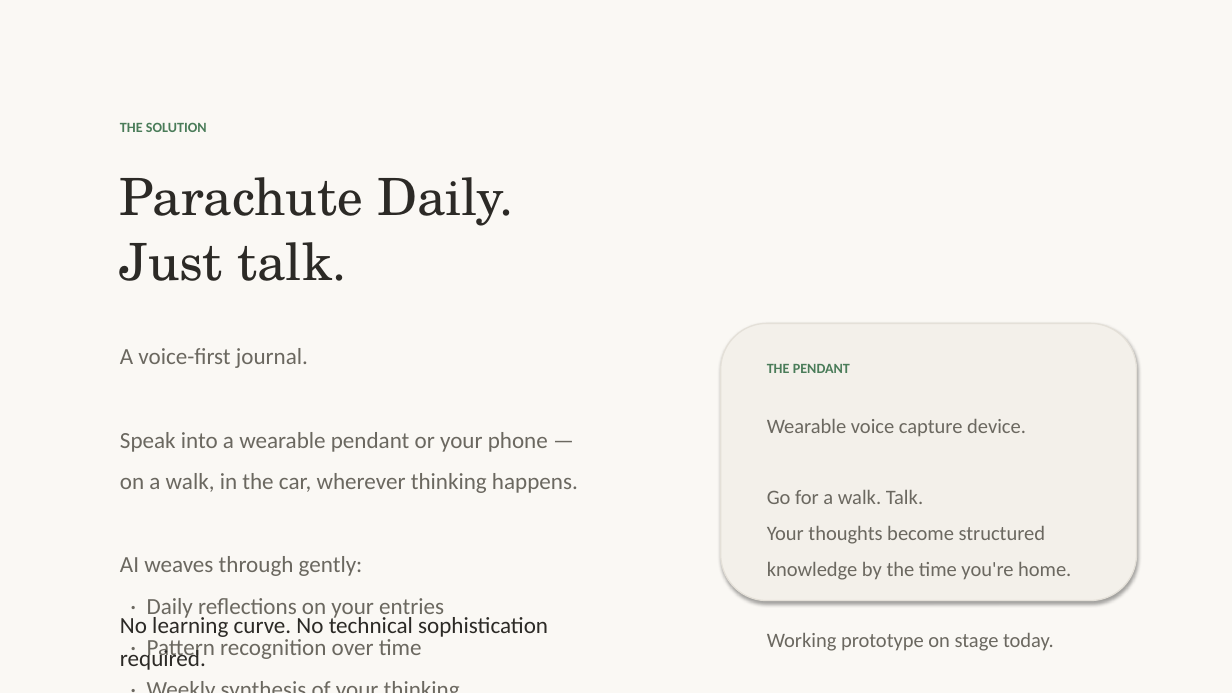
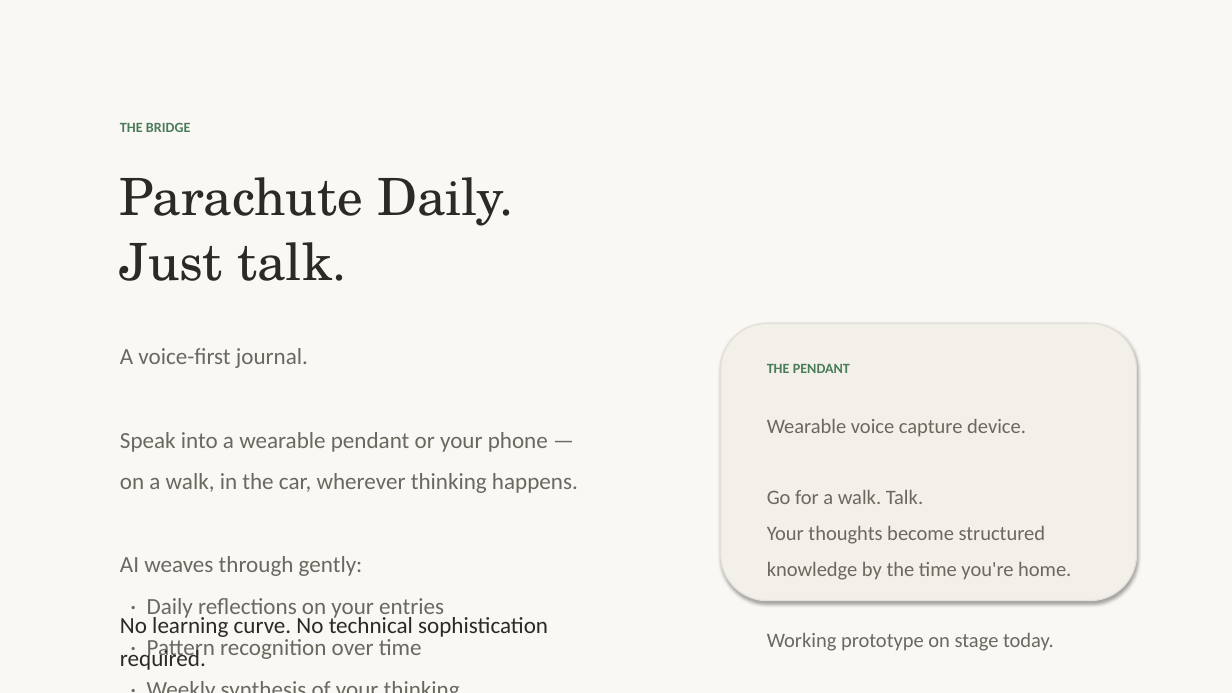
Before and after one commit to OpenParachutePBC/parachute-computer, a slide deck: slide 4 of nvc-pitch-deck.pptx (slide 5 before the commit). Drawn at 1232x693 pixels with LibreOffice and Linux fonts; fonts in the diff are those of the drawing. Boxes give left, top, right and bottom in pixels: in the first picture for what was removed or moved away, otherwise in the second. Text is boxed around its words. In the diff, an @@ line names an element or a change of style, - is before the commit and + after.

```diff
--- a/nvc-pitch-deck.pptx
+++ b/nvc-pitch-deck.pptx
@@ text at bbox=[120, 122, 190, 132]: text changed @@
-THE SOLUTION
+THE BRIDGE
```
Also in this commit, not shown: 5 other slides changed, 2 slides removed, 2 other files.
